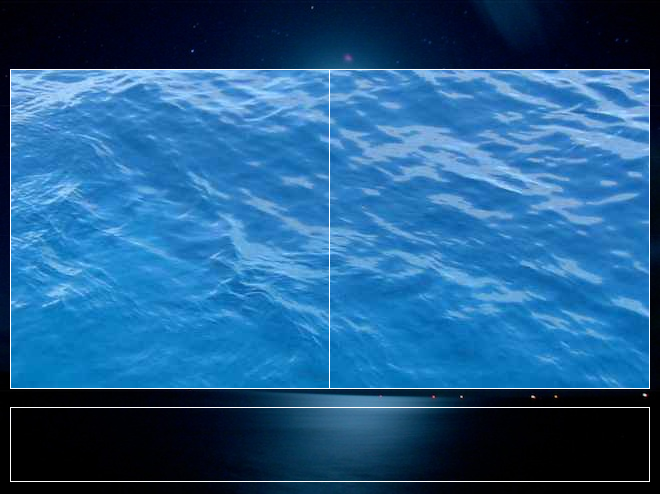
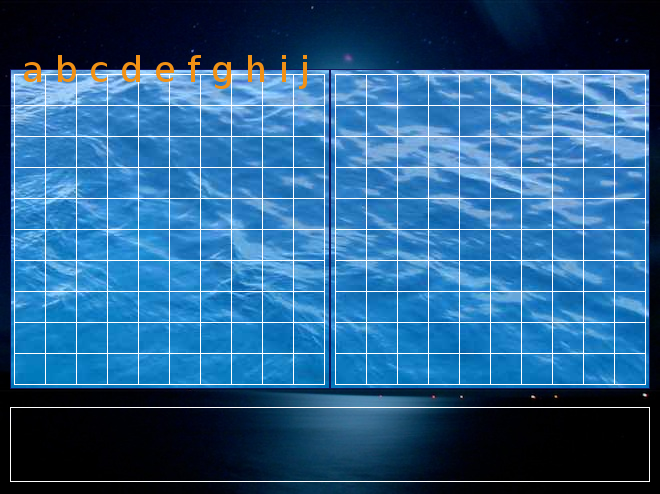
Layers edited between the first and the second 660 x 494 image:
added layer "a b c d e f g h i j" above "text1" over [24, 55, 307, 89]
painted on "BattleGrid" over [10, 69, 650, 389]
